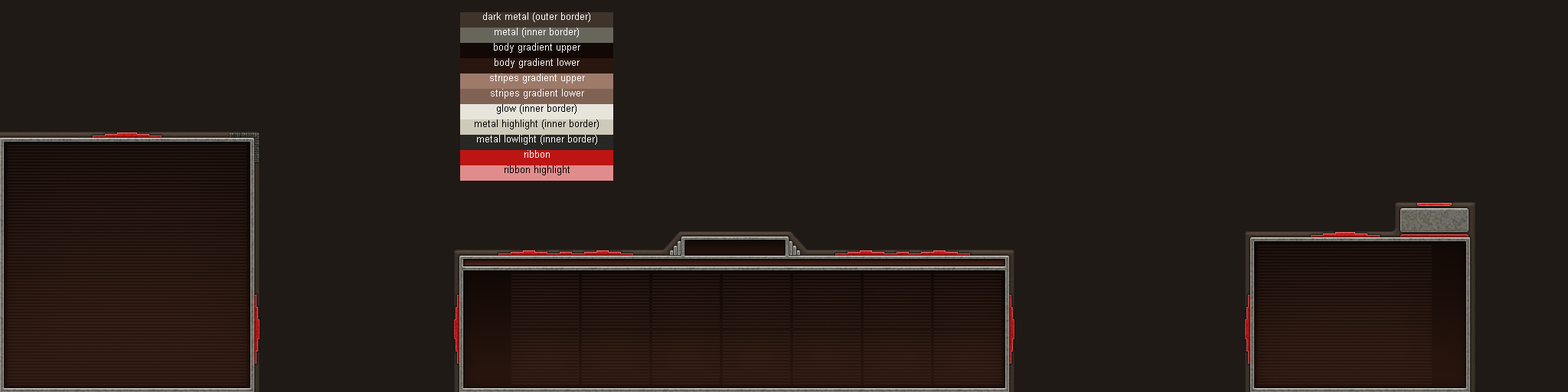
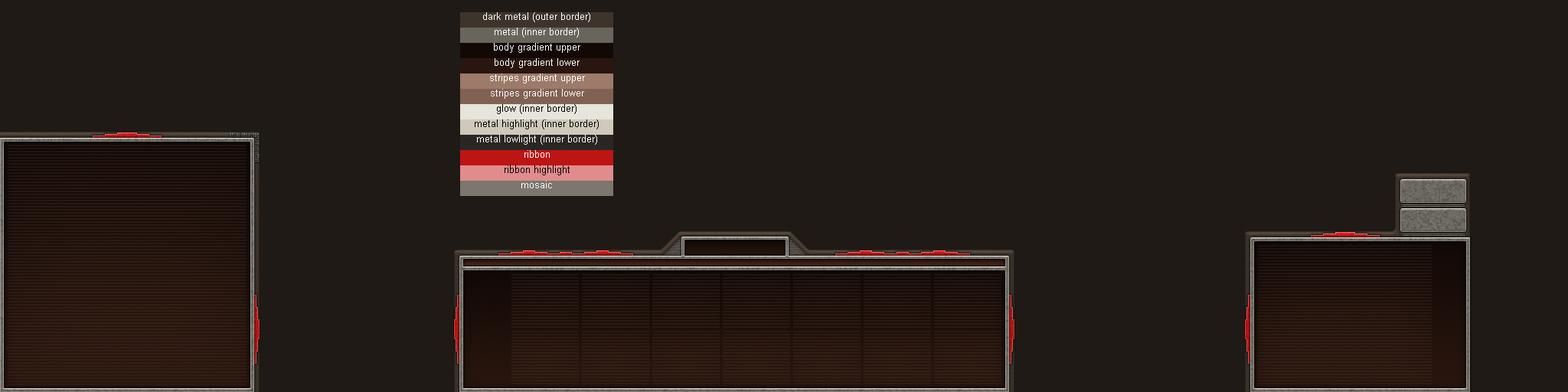
Revision of a layered (1568, 392) image; what changed, layer by layer:
added layer "mosaic" (1st of 2, in "legend") in group "legend" over bbox(521, 180, 553, 189)
added layer "mosaic" (2nd of 2, in "legend") in group "legend" over bbox(460, 180, 614, 196)
painted on "border inner" (2nd of 3, in "production" › "inner") over bbox(669, 241, 801, 255)
painted on "power body" over bbox(468, 260, 1004, 265)
added layer "money mosaic" in group "outer" over bbox(663, 237, 807, 255)
painted on "border outer" (2nd of 3, in "production" › "outer") over bbox(660, 231, 810, 250)
painted on "border inner" (3rd of 3, in "upgrades" › "inner") over bbox(1400, 179, 1469, 232)
added layer "button mosaic" in group "outer" over bbox(1401, 204, 1466, 236)
painted on "ribbon 1" (3rd of 3, in "upgrades" › "outer") over bbox(1400, 202, 1469, 238)
painted on "border outer" (3rd of 3, in "upgrades" › "outer") over bbox(1394, 173, 1477, 392)
